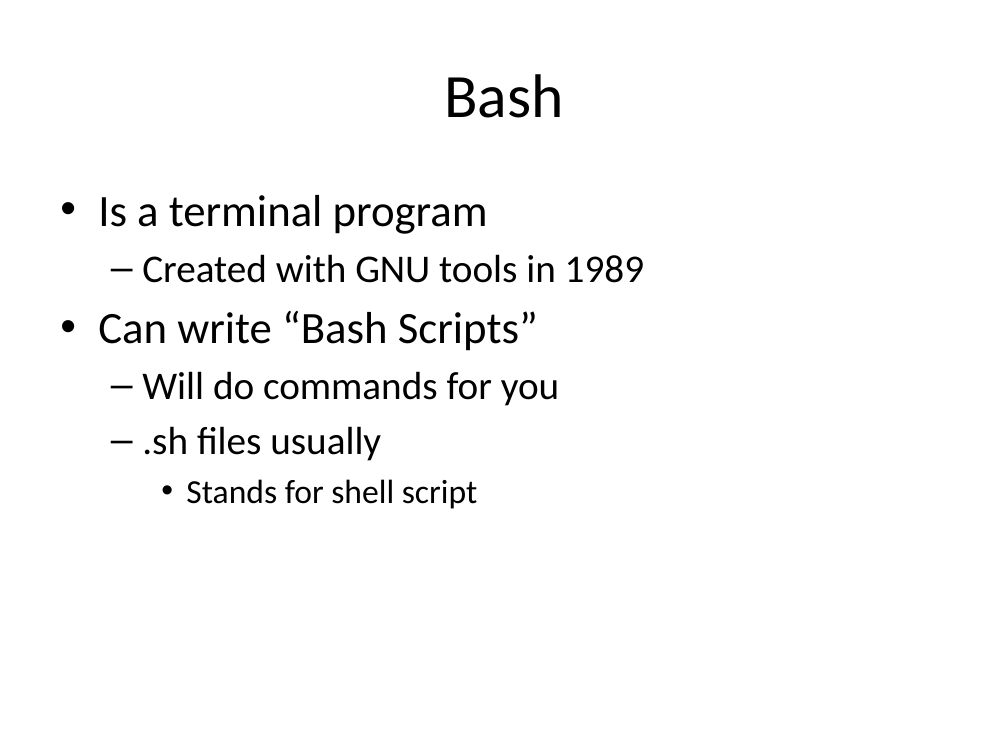
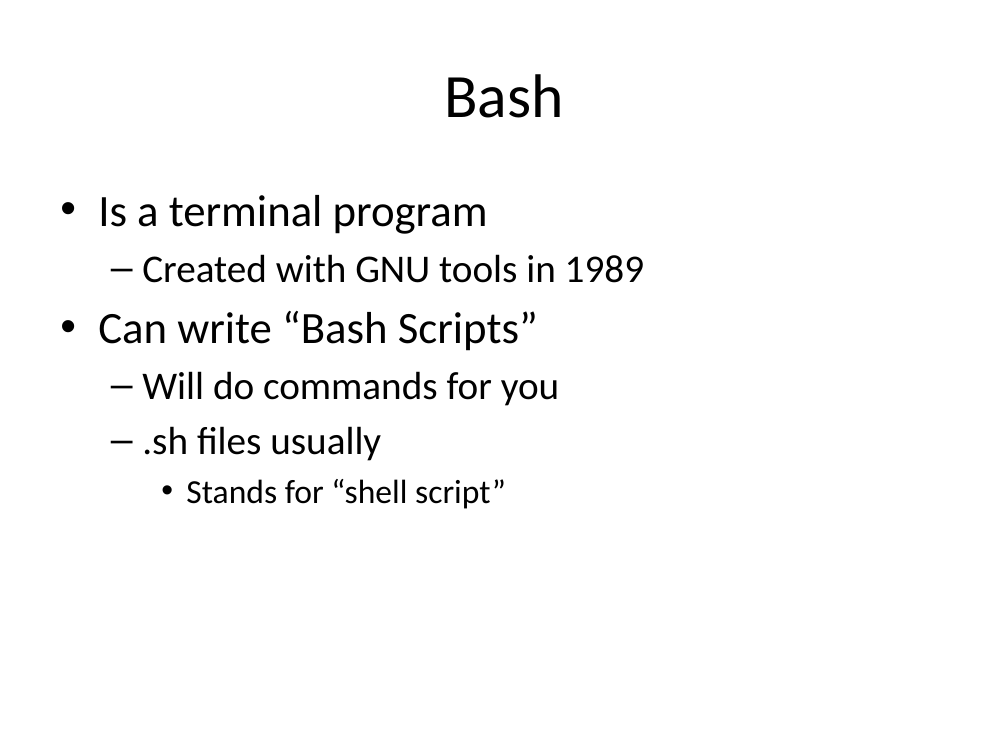
Before and after one commit to uwmadisonieee/Tutorials, a slide deck: slide 18 of Linux/Linux_101.pptx. Drawn at 1008x756 pixels with LibreOffice and Linux fonts; fonts in the diff are those of the drawing. Boxes give left, top, right and bottom in pixels: in the first picture for what was removed or moved away, otherwise in the second. Text is boxed around its words. In the diff, an @@ line names an element or a change of style, - is before the commit and + after.

```diff
--- a/Linux/Linux_101.pptx
+++ b/Linux/Linux_101.pptx
@@ text at (186, 479, 506, 509): text changed @@
-    • Stands for shell script
+    • Stands for “shell script”
```
Also in this commit, not shown: 6 other slides changed, 7 slides added, 8 slides removed, 2 other files.
